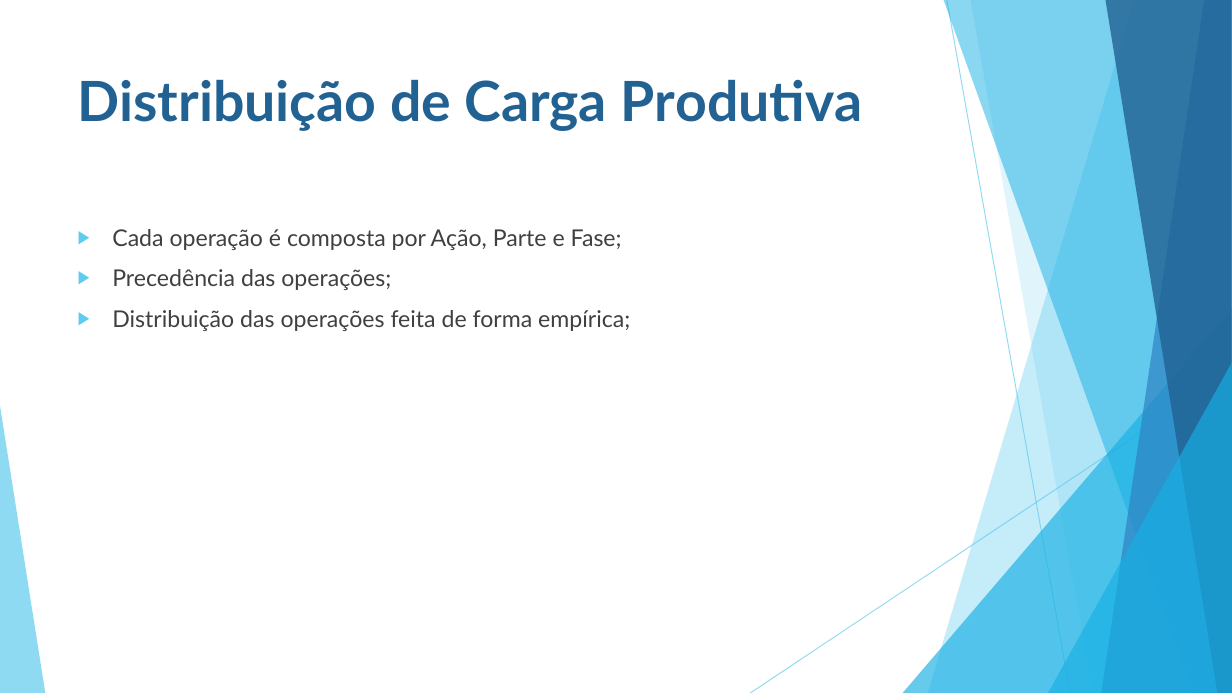
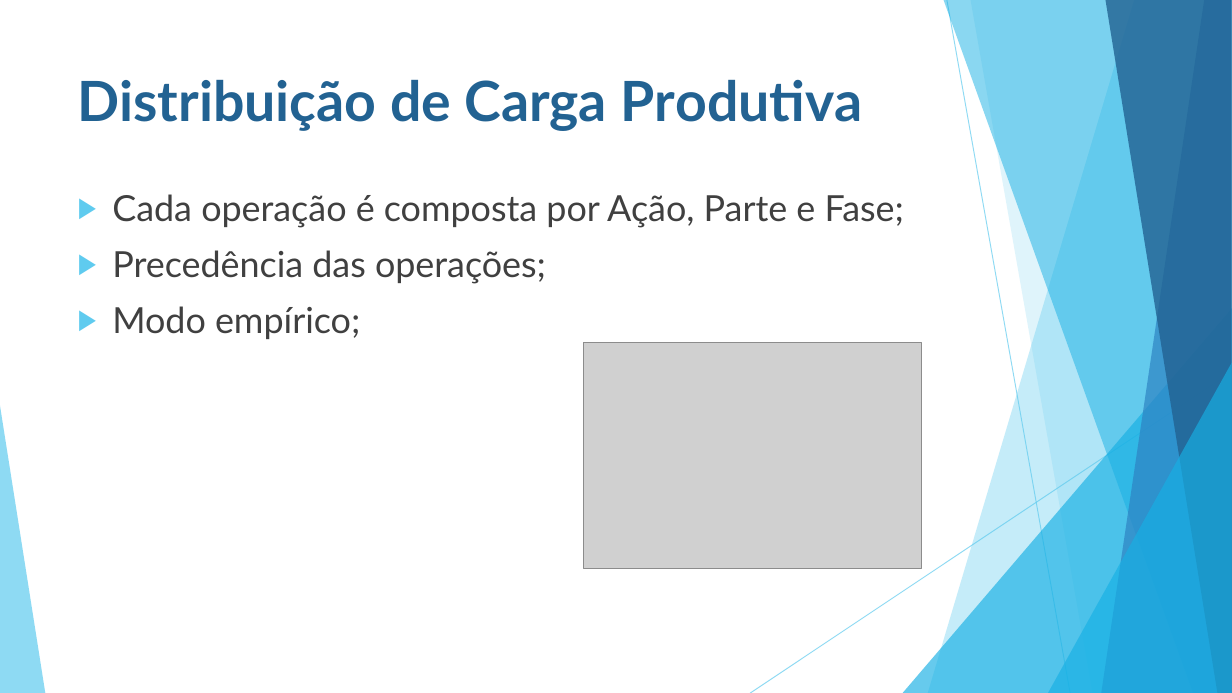
Before and after one commit to ruannicolini/Tear, a slide deck: slide 9 of Documentação/BALANCEAMENTO DE LINHA DE PRODUÇÃO.pptx. Drawn at 1232x693 pixels with LibreOffice and Linux fonts; fonts in the diff are those of the drawing; grey boxes stand for pictures. Boxes give left, top, right and bottom in pixels: in the first picture for what was removed or moved away, otherwise in the second. Text is boxed around its words. In the diff, an @@ line names an element or a change of style, - is before the commit and + after.

```diff
--- a/Documentação/BALANCEAMENTO DE LINHA DE PRODUÇÃO.pptx
+++ b/Documentação/BALANCEAMENTO DE LINHA DE PRODUÇÃO.pptx
@@ text "Cada operação é composta por ...": place and size @@
-text "Cada operação é composta por ..." at bbox=[112, 229, 630, 331]
+text "Cada operação é composta por ..." at bbox=[112, 194, 904, 339]
@@ text at bbox=[112, 194, 904, 284]: size 18 to 28 pt in "Cada operação é composta por Ação, Parte ...", "Precedência das operações;" @@
@@ text at bbox=[112, 306, 360, 339]: text changed; size 18 to 28 pt @@
-▶ Distribuição das operações feita de forma empírica;
+▶ Modo empírico;
@@ picture added at bbox=[583, 343, 922, 568] @@
```
Also in this commit, not shown: 5 other slides changed, 1 slide added.
